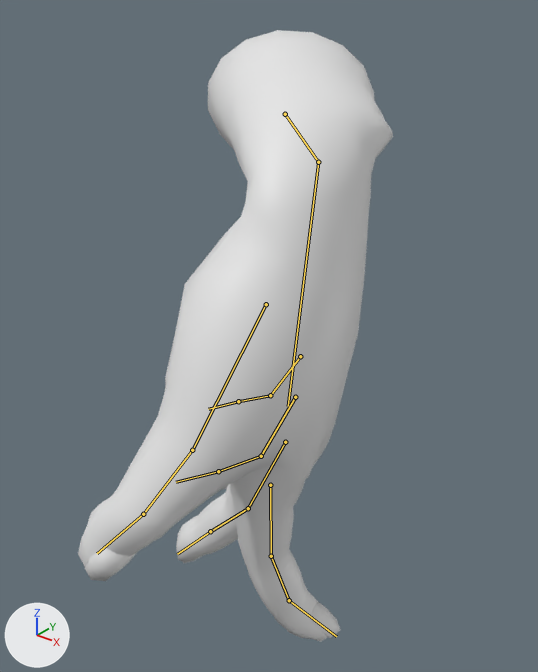
Before and after pictures for a commit that changed the FBX model Slappin/Assets/Models/Squish Animation/Hand_Squish_Anim_noZ_2Squish.fbx.
One viewpoint serves both versions: a camera (50 mm lens) standing at (1.9, -3.12, 3.2) and looking at (-1.43, 1.03, 0.62). The lights are fixed; the arrows at lower left show +X, +Y and +Z. Both versions are drawn at frame 15 of the action 'rootHand|rootHandAction'; the numbers are the values there. The bones that bend it are drawn over the model as lines.

Names of what the first picture shows: 'Hand'.
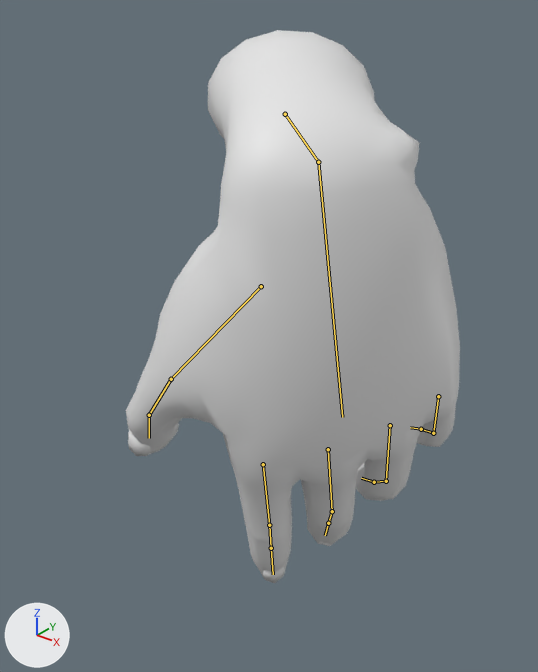
Location of each change, (x1, y1, x2, y2) in pixels of the pictures (538 x 672 px):
'Hand', posed (6% wider, 10% shorter)
    before: (78, 30, 393, 642)
    after: (126, 30, 460, 583)
bone 'hand', root to tip
    before: (318, 162) to (288, 406)
    after: (318, 162) to (342, 417)
bone 'index', root to tip
    before: (270, 485) to (271, 556)
    after: (263, 464) to (269, 525)
bone 'index1', root to tip
    before: (271, 556) to (289, 600)
    after: (269, 525) to (271, 548)
bone 'index2', root to tip
    before: (289, 600) to (336, 636)
    after: (271, 548) to (273, 574)

Diff of the bpy script that builds the scene:
```diff
--- a/Slappin/Assets/Models/Squish Animation/Hand_Squish_Anim_noZ_2Squish.fbx.py
+++ b/Slappin/Assets/Models/Squish Animation/Hand_Squish_Anim_noZ_2Squish.fbx.py
@@ bone_hand @@
 bone_hand = bpy.data.objects['rootHand'].pose.bones['hand']  # child of 'root_wristL'
-bone_hand.rotation_quaternion = (0.548, -0.369, -0.358, -0.66)  # degrees (8, -62, -106)
+bone_hand.rotation_quaternion = (0.69, -0.047, 0.045, -0.721)  # degrees (-7, 0, -93)
@@ bone_index @@
 bone_index = bpy.data.objects['rootHand'].pose.bones['index']  # child of 'hand'
-bone_index.rotation_quaternion = (0.99, -0.139, 0.003, -0.034)  # degrees (-16, 0, -4)
+bone_index.rotation_quaternion = (1.0, 0.0, 0.0, 0.0)  # degrees (0, 0, 0)
@@ bone_index1 @@
 bone_index1 = bpy.data.objects['rootHand'].pose.bones['index1']  # child of 'index'
-bone_index1.rotation_quaternion = (0.964, -0.266, 0.0, 0.0)  # degrees (-31, 0, 0)
+bone_index1.rotation_quaternion = (1.0, 0.0, 0.0, 0.0)  # degrees (0, 0, 0)
@@ bone_index2 @@
 bone_index2 = bpy.data.objects['rootHand'].pose.bones['index2']  # child of 'index1'
-bone_index2.rotation_quaternion = (0.959, -0.284, 0.0, 0.0)  # degrees (-33, 0, 0)
+bone_index2.rotation_quaternion = (1.0, 0.0, 0.0, 0.0)  # degrees (0, 0, 0)
```
